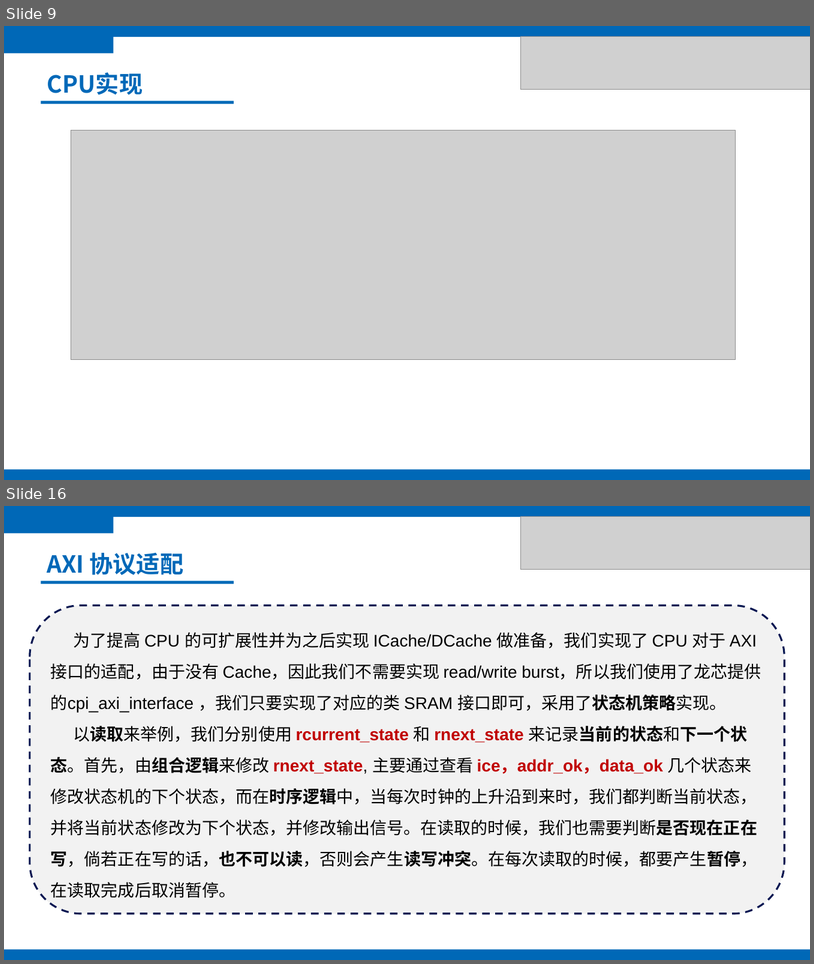
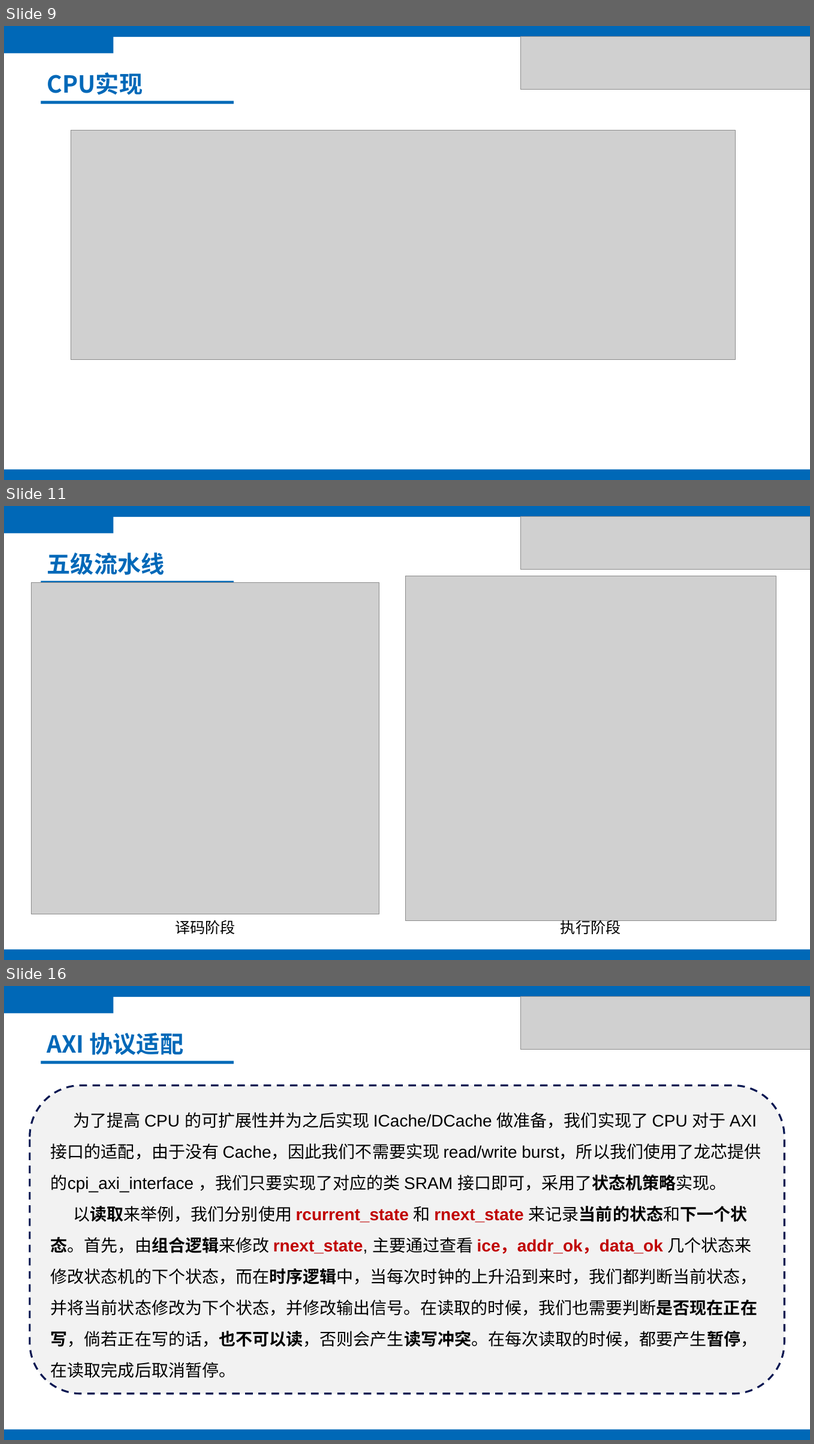
Before and after one commit to KuangjuX-Archived/SimpleMIPS, a slide deck: report/14组-体系结构答辩.pptx. Shown one above the other, each under a label of ours: slides 9 and 16 before the commit, slides 9, 11 and 16 after it; the slides between them are not shown. The pictures are 814x964 and 814x1444 pixels, drawn with LibreOffice and Linux fonts; fonts in the diff are those of the drawing; grey boxes stand for pictures. Boxes give left, top, right and bottom in pixels: in the first picture for what was removed or moved away, otherwise in the second. Text is boxed around its words. In the diff, an @@ line names an element or a change of style, - is before the commit and + after.

```diff
--- a/report/14组-体系结构答辩.pptx
+++ b/report/14组-体系结构答辩.pptx
@@ slide 11 added at [4,506,810,960], background #FFFFFF @@
@@ rectangle added at [4,516,113,533], fill #0068B7 @@
@@ rectangle added at [4,506,810,517], fill #0068B7 @@
@@ picture added at [521,517,810,570] @@
@@ text added at [47,552,165,575], 28 pt, text #0068B8, bold @@
+五级流水线
@@ picture added at [405,576,777,921] @@
@@ picture added at [31,582,380,914] @@
@@ rectangle added at [41,581,234,584], fill #0069B7 @@
@@ text added at [175,919,236,934], 18 pt, text #000000 @@
+译码阶段
@@ text added at [561,918,621,934], 18 pt, text #000000 @@
+执行阶段
@@ rectangle added at [4,949,810,960], fill #0068B7 @@
```
Also in this commit, not shown: 8 slides changed, 1 slide removed.
